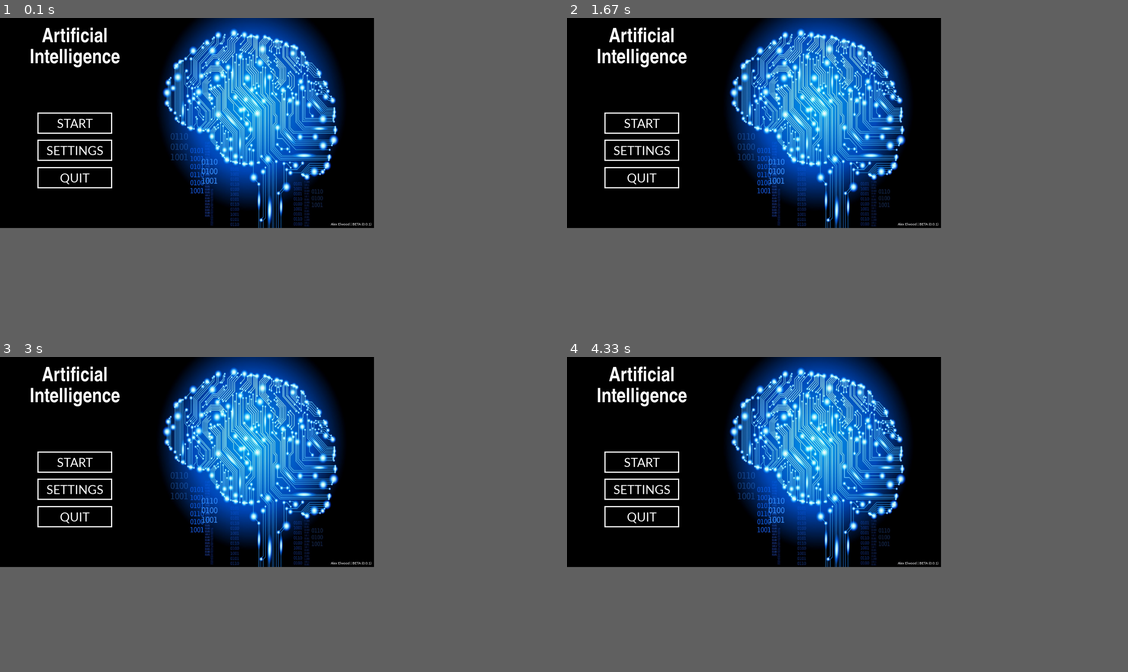
Above: before the commit, frames 1-4 (two rows, left to right).
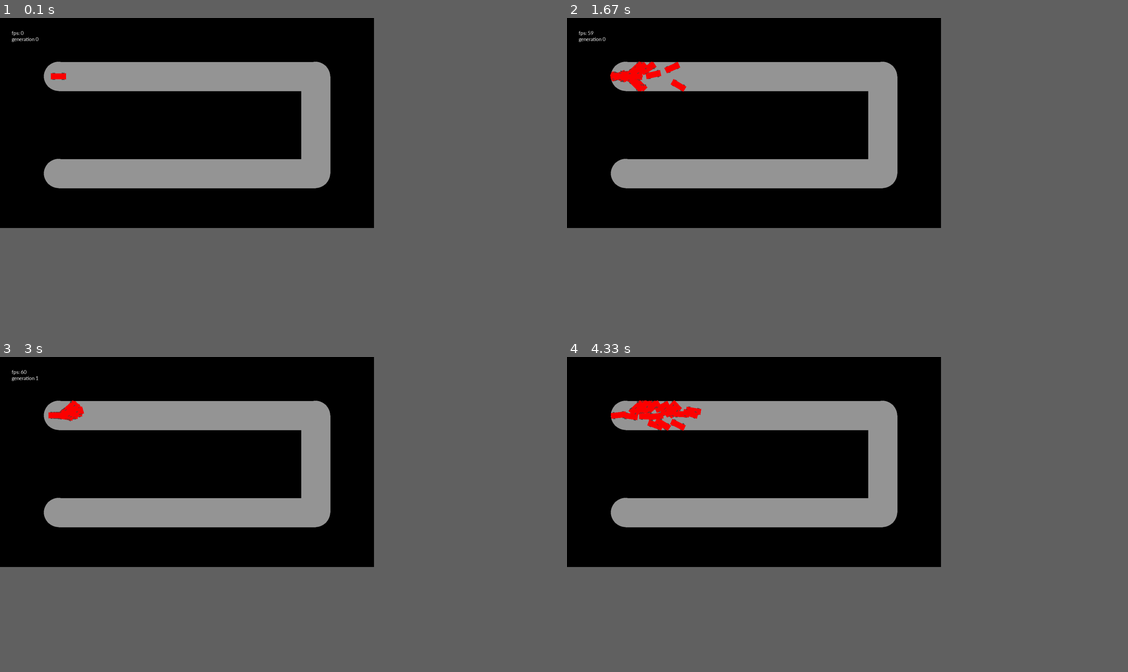
Above: after the commit, the same moments.

Repository: alexelwood14/Hello-AI
Game: pygame game, started from main.py
Same seed, same stepped clock (60 frames per second), same inputs: the game is played once before the commit and once after it.
Inputs (mouse positions are in pixels of both pictures, inside the frame that each line leads up to):
- Up to frame 1 (0.1 s): no input
- Up to frame 2 (1.67 s): click (740, 131) at 0.38 s
- Up to frame 3 (3 s): tap X at 2.17 s
- Up to frame 4 (4.33 s): tap Z at 4 s

The runs differ from the first frame. In frame 1, 22% of the frame differs, in the area x 2-67%, y 0-67%; in frame 2, 22%; in frame 3, 22%; in frame 4, 22%.

Commit message:
Track data is now readable from a file

Diff:
--- a/game.py
+++ b/game.py
@@ -50,6 +50,14 @@
 
     return cars
 
+def get_track_points(file, asp_ratio):
+    track_points = []
+    f = open("data\{}".format(file), "r")
+    for line in f:
+        point = line.split()
+        track_points.append(asp_ratio*np.array([int(point[0]), int(point[1])]))
+    return track_points
+
 #----------------------------------------------------------------------------------------------------------------------------------
 def race(window, clock, action, mouse_used):
     paused = False
@@ -61,9 +69,7 @@
     cars = []
 
     asp_ratio = window.get_size()[1] / const.BASE_RES
-
-    track_points = [asp_ratio*np.array([300, 300]), asp_ratio*np.array([1620, 300]),
-                    asp_ratio*np.array([1620, 800]), asp_ratio*np.array([300, 800])]
+    track_points = get_track_points("track1", asp_ratio)
 
     track_1 = map_o.Map(window, const.COL["light_grey"], track_points, 100)
 
@@ -133,7 +139,7 @@
         else:
             average_progress = 0
             for car in cars:
-                if car.get_progress() < 0 or car.get_progress() > 0.5:
+                if car.get_progress() < 0:
                     print("error")
                     print(car.get_progress())
 
--- a/main.py
+++ b/main.py
@@ -239,7 +239,7 @@
     mouse_used = False
 
     buttons = init_objects(window)
-    action = "main"
+    action = "race"
     while True:
         if action == "main":
             action, mouse_used = main_menu(window, action, buttons, mouse_used)
Not shown, changed: data/track1
Not shown, changed: data/track2
